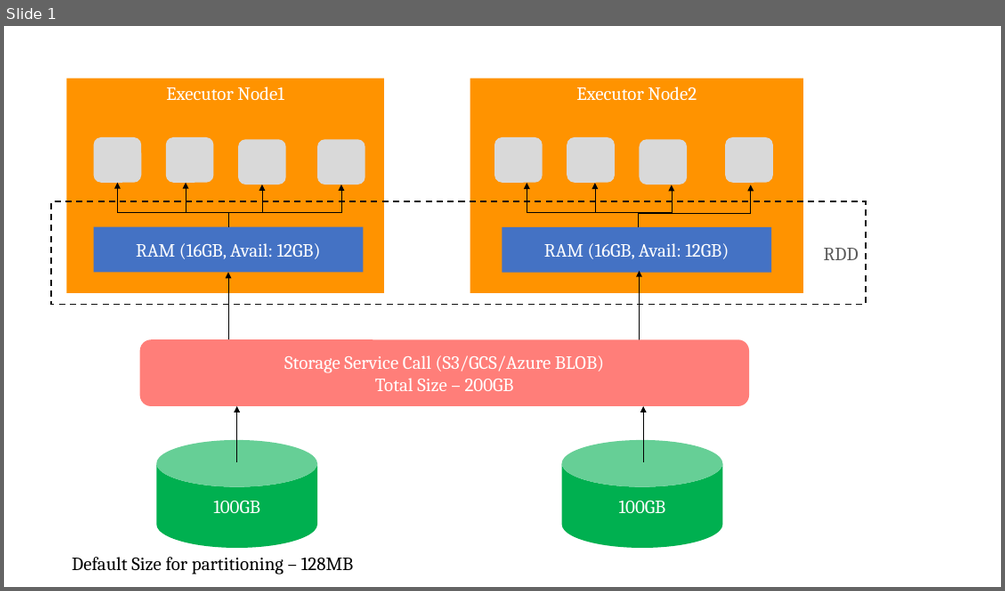
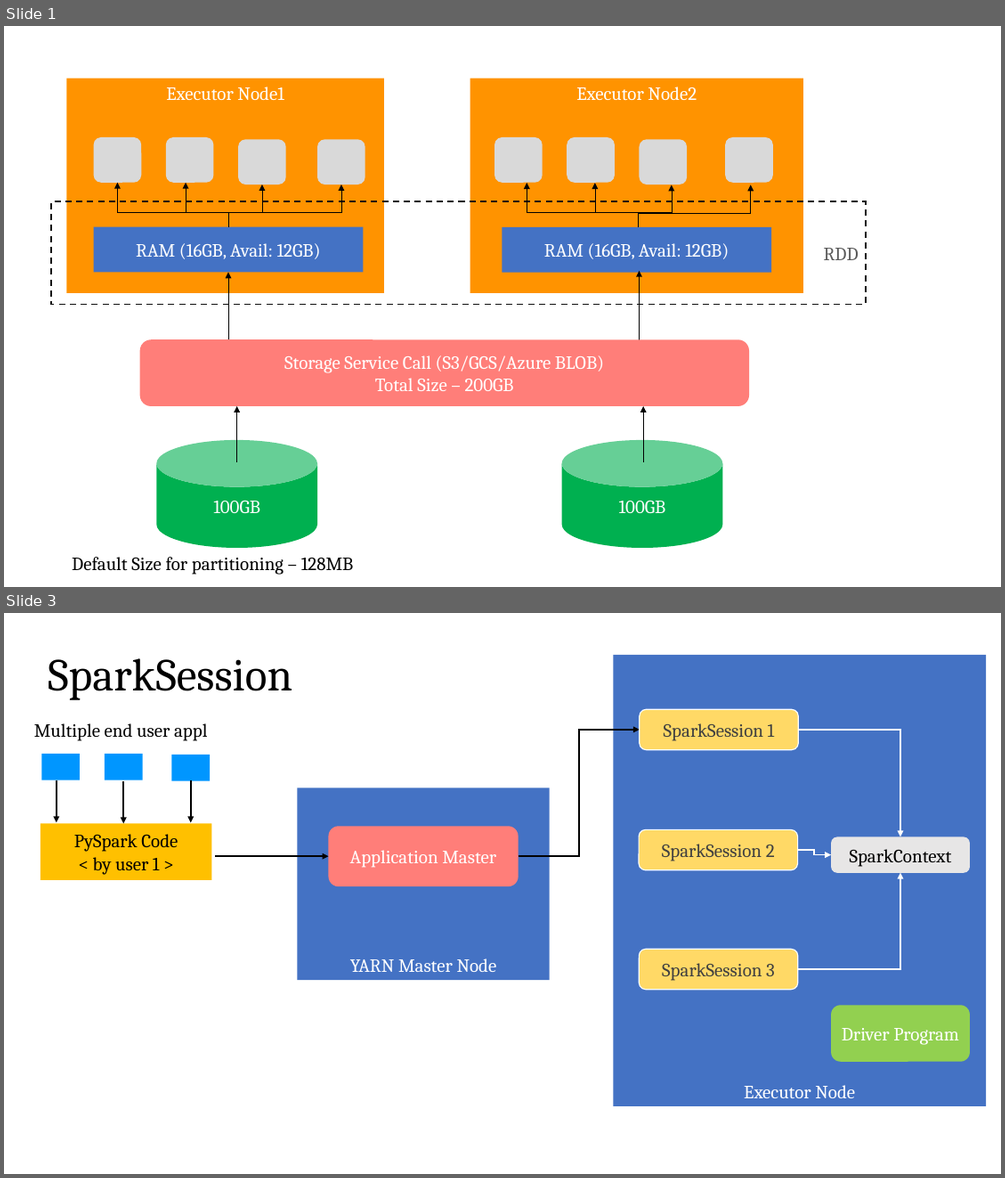
Before and after one commit to deep-cloud2208/PySparkCodes, a slide deck: Partitioning & SparkContext.pptx. Shown one above the other, each under a label of ours: slide 1 before the commit, slides 1 and 3 after it; the slides between them are not shown. The pictures are 1005x591 and 1005x1178 pixels, drawn with LibreOffice and Linux fonts; fonts in the diff are those of the drawing. Boxes give left, top, right and bottom in pixels: in the first picture for what was removed or moved away, otherwise in the second. Text is boxed around its words. In the diff, an @@ line names an element or a change of style, - is before the commit and + after.

```diff
--- a/Partitioning & SparkContext.pptx
+++ b/Partitioning & SparkContext.pptx
@@ slide 3 added at box(4, 613, 1001, 1174), background #FFFFFF @@
@@ title added at box(48, 658, 292, 700), 44 pt, text #000000 @@
+SparkSession
@@ rectangle added at box(614, 655, 986, 1106), fill #4472C4, 18 pt, text #FFFFFF @@
+Executor Node
@@ rounded rectangle added at box(639, 709, 798, 750), fill #FFD966, outline #FFFFFF 1 pt, 18 pt, text #404040 @@
+SparkSession 1
@@ text added at box(34, 723, 207, 741), 18 pt, text #000000 @@
+Multiple end user appl
@@ elbow arrow added from (518, 856) to (639, 730), #000000 1.5 pt @@
@@ elbow arrow added from (798, 730) to (900, 836), #FFFFFF 1.5 pt @@
@@ rectangle added at box(41, 754, 80, 779), fill #0096FF @@
@@ rectangle added at box(105, 754, 142, 779), fill #0096FF @@
@@ rectangle added at box(171, 755, 210, 780), fill #0096FF @@
@@ arrow added from (57, 779) to (57, 822), #000000 1.5 pt @@
@@ arrow added from (123, 780) to (123, 823), #000000 1.5 pt @@
@@ arrow added from (191, 779) to (191, 822), #000000 1.5 pt @@
@@ rectangle added at box(297, 788, 550, 981), fill #4472C4, 18 pt, text #FFFFFF @@
+YARN Master Node
@@ rectangle added at box(40, 823, 212, 880), fill #FFC000, 18 pt, text #000000 @@
+PySpark Code
+< by user 1 >
@@ rounded rectangle added at box(329, 826, 518, 887), fill #FF7E79, 18 pt, text #FFFFFF @@
+Application Master
@@ rounded rectangle added at box(639, 830, 797, 870), fill #FFD966, outline #FFFFFF 1 pt, 18 pt, text #404040 @@
+SparkSession 2
@@ elbow arrow added from (797, 850) to (831, 854), #FFFFFF 1.5 pt @@
@@ rounded rectangle added at box(831, 836, 971, 873), fill #E7E6E6, 18 pt, text #000000 @@
+SparkContext
@@ arrow added from (216, 856) to (329, 856), #000000 1.5 pt @@
@@ elbow arrow added from (798, 969) to (900, 873), #FFFFFF 1.5 pt @@
@@ rounded rectangle added at box(639, 949, 797, 989), fill #FFD966, outline #FFFFFF 1 pt, 18 pt, text #404040 @@
+SparkSession 3
@@ rounded rectangle added at box(831, 1005, 971, 1062), fill #92D050, 18 pt, text #FFFFFF @@
+Driver Program
```
Also in this commit, not shown: 1 slide changed, 8 other files.
